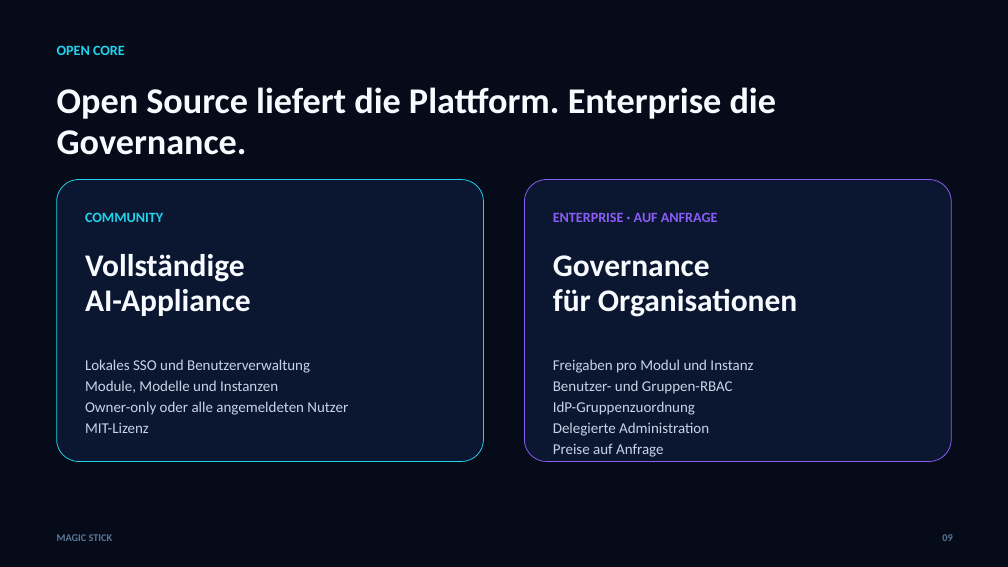
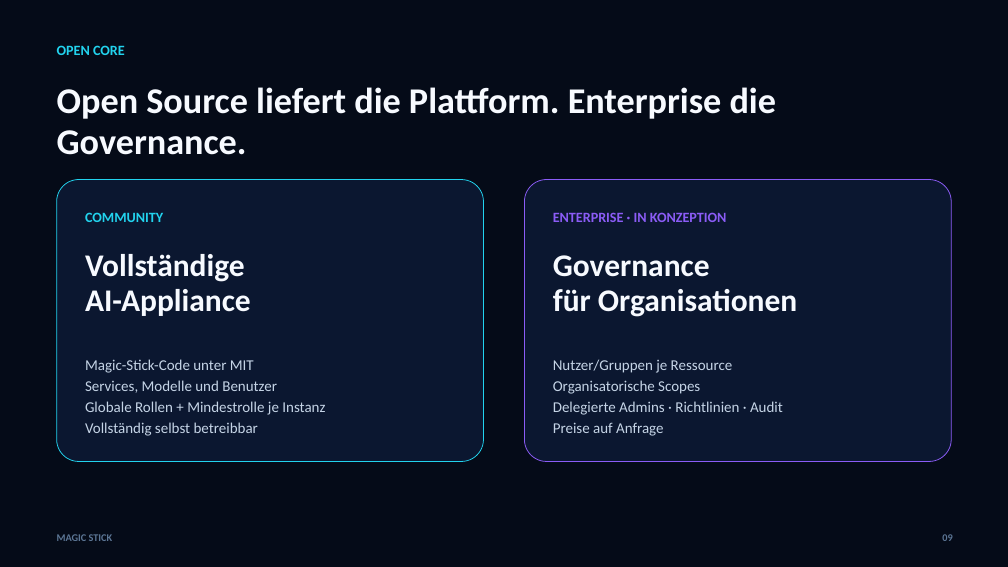
Before and after one commit to QualityMinds/AIppliance-Magic-Stick, a slide deck: slide 9 of docs/sales-deck/Magic-Stick-Salesdeck-Dark-DE.pptx. Drawn at 1008x567 pixels with LibreOffice and Linux fonts; fonts in the diff are those of the drawing. Boxes give left, top, right and bottom in pixels: in the first picture for what was removed or moved away, otherwise in the second. Text is boxed around its words. In the diff, an @@ line names an element or a change of style, - is before the commit and + after.

```diff
--- a/docs/sales-deck/Magic-Stick-Salesdeck-Dark-DE.pptx
+++ b/docs/sales-deck/Magic-Stick-Salesdeck-Dark-DE.pptx
@@ text at box(553, 212, 727, 222): text changed @@
-ENTERPRISE · AUF ANFRAGE
+ENTERPRISE · IN KONZEPTION
@@ text at box(85, 359, 325, 436): text changed @@
-Lokales SSO und Benutzerverwaltung
-Module, Modelle und Instanzen
-Owner-only oder alle angemeldeten Nutzer
-MIT-Lizenz
+Magic-Stick-Code unter MIT
+Services, Modelle und Benutzer
+Globale Rollen + Mindestrolle je Instanz
+Vollständig selbst betreibbar
@@ text at box(553, 359, 783, 415): text changed @@
-Freigaben pro Modul und Instanz
-Benutzer- und Gruppen-RBAC
-IdP-Gruppenzuordnung
-Delegierte Administration
+Nutzer/Gruppen je Ressource
+Organisatorische Scopes
+Delegierte Admins · Richtlinien · Audit
```
Also in this commit, not shown: 10 other slides changed, 24 other files.
